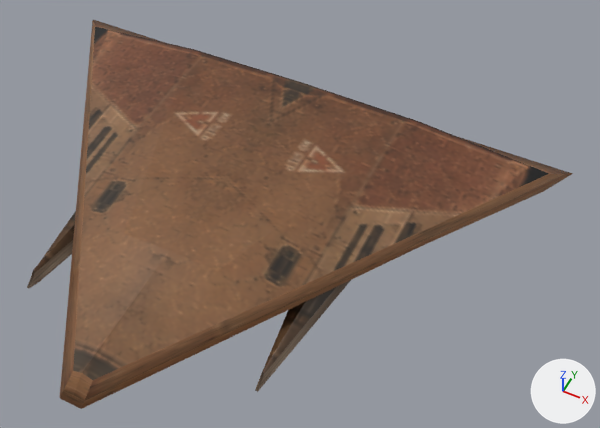
A saved change to the COLLADA model art/meshes/mechanical/drone_v_01.dae.
The view is the same before and after, from a camera (50 mm lens) standing at (0.268, -0.371, 0.513) and looking at (0.062, 0.042, -0.003). Every picture has the same lights, and +X, +Y and +Z are marked at lower right. The older version comes first.

The first picture shows 'drone_v_01'.
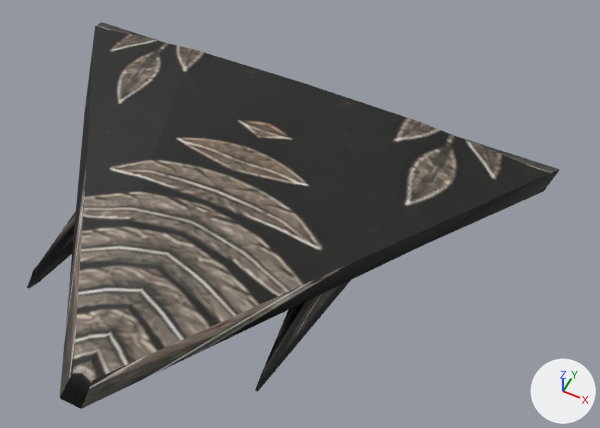
Location of each change, (x1, y1, x2, y2) in pixels of the pictures (600 x 428 px; the box of a moved part takes in the faces that stretch with it):
'drone_v_01', surface changed, reshaped (brown to grey): before (27, 20, 573, 409); after (27, 22, 560, 409)
part 1 of me_cube_003, moved or reshaped: before (85, 20, 162, 104); after (95, 22, 162, 42)
part 2 of me_cube_003, moved or reshaped: before (435, 137, 573, 240); after (435, 137, 560, 240)
part 3 of me_cube_003, surface changed (brown to grey): before (27, 20, 573, 409); after (27, 22, 560, 409)

Edits to the bpy script that builds the scene:
```text
Add img_mcc_png:
    img_mcc_png = load_image('mcc.png', '../../textures/ui/session/portraits/emblems/mcc.png', 1024, 1024, 'sRGB')
Change mat_material:
    mat_material.texture: img_mla_a_png -> img_mcc_png
Change me_cube_003:
    used by ob_drone_v_01; location = (0.0, 0.0, 0.0)
    remove me_cube_003.from_pydata(...)  # 132 vertices, 244 faces; spans x -0.253..0.253, y -0.187..0.187, z -0.047..0.023
    add me_cube_003.from_pydata(...)  # 132 vertices, 244 faces; spans x -0.242..0.242, y -0.187..0.187, z -0.047..0.023
    me_cube_003 part 1
    me_cube_003.vertices[7].co: (-0.253, 0.187, 0.0) -> (-0.242, 0.187, 0.0)  # pixel (92, 19) -> pixel (101, 22)
    me_cube_003 part 2
    me_cube_003.vertices[25].co: (0.253, 0.187, 0.0) -> (0.242, 0.187, 0.0)  # pixel (573, 173) -> pixel (560, 169)
    me_cube_003 part 3: texture (UV) coordinates of 244 of 244 faces, centred in x -0.22..0.22, y -0.181..0.181, z -0.045..0.022, changed; they spanned u 0.01..0.95, v 0.41..0.76 and now span u 0.14..0.98, v 0.07..0.94
```
